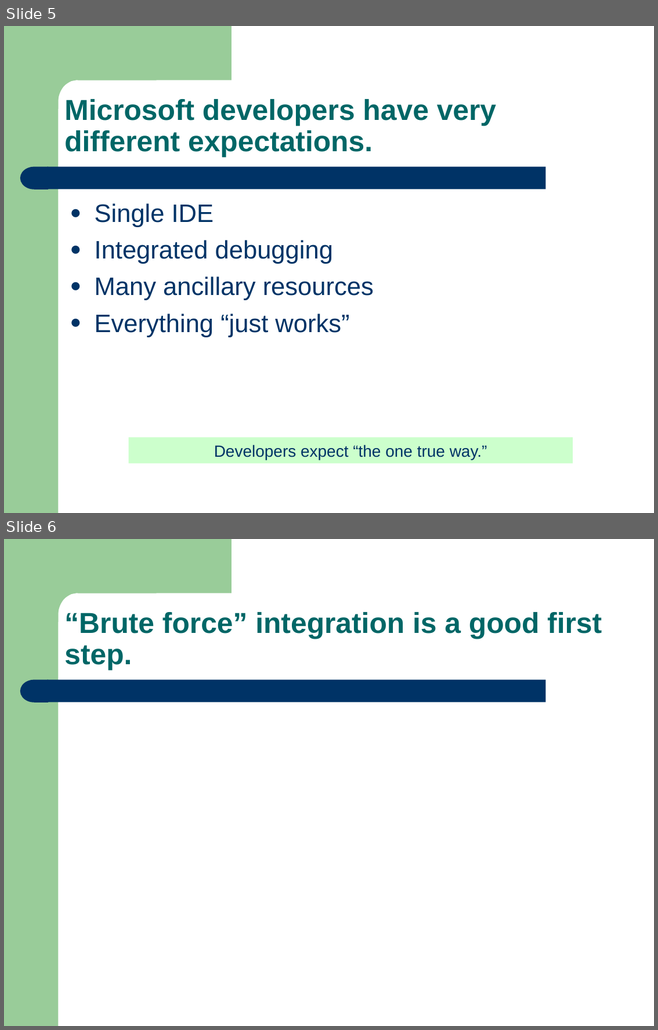
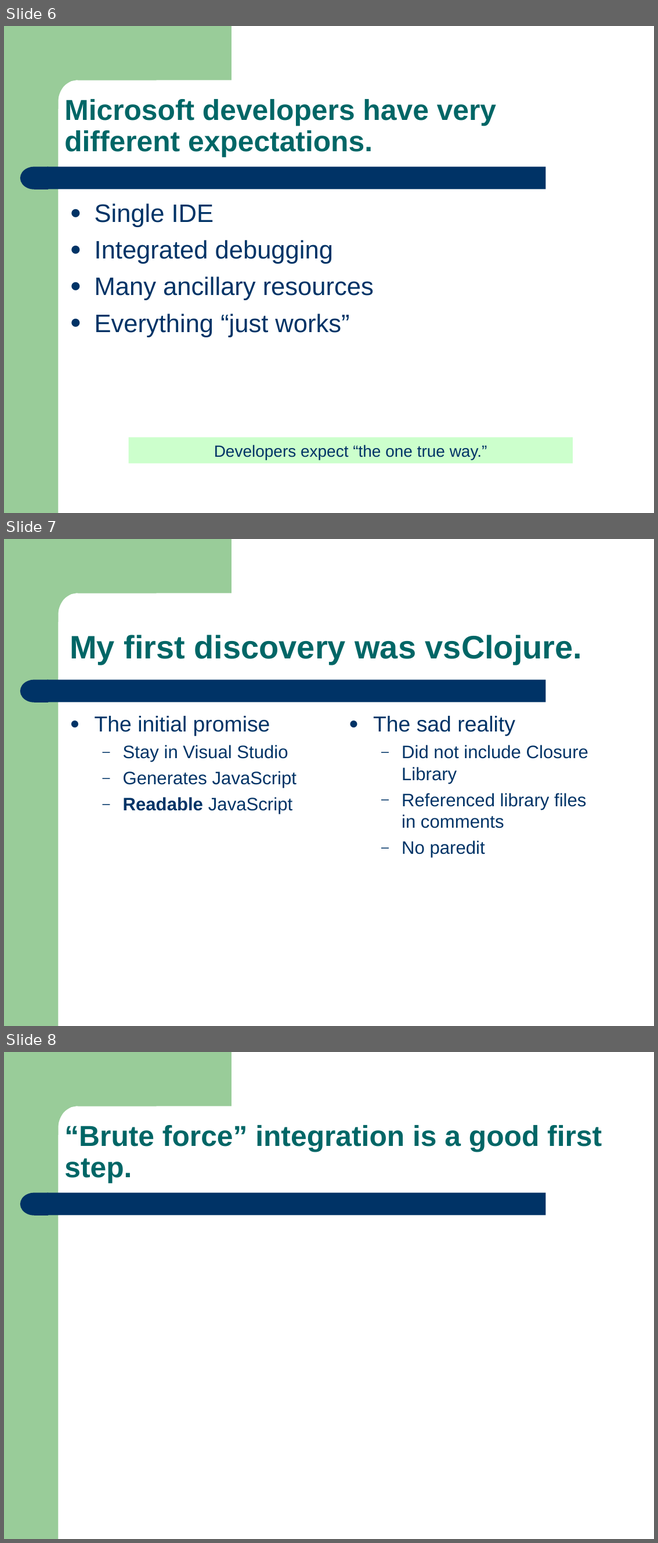
Before and after one commit to mrwizard82d1/yctiam, a slide deck: yctiam.ppt. Shown one above the other, each under a label of ours: slides 5 and 6 before the commit, slides 6, 7 and 8 after it. The pictures are 658x1030 and 658x1543 pixels, drawn with LibreOffice and Linux fonts; fonts in the diff are those of the drawing. Boxes give left, top, right and bottom in pixels: in the first picture for what was removed or moved away, otherwise in the second. Text is boxed around its words. In the diff, an @@ line names an element or a change of style, - is before the commit and + after.

```diff
--- a/yctiam.ppt
+++ b/yctiam.ppt
@@ slide 7 added at (x1=4, y1=539, x2=654, y2=1026), background #FFFFFF; not listed: 4 template elements that a slide beside it also shows @@
@@ text added at (x1=70, y1=635, x2=582, y2=664), 36 pt, text #006666, bold @@
+My first discovery was vsClojure.
@@ text added at (x1=94, y1=716, x2=296, y2=815), 20 pt, text #003366 @@
+● The initial promise
+  – Stay in Visual Studio
+  – Generates JavaScript
+  – Readable JavaScript
@@ text added at (x1=373, y1=716, x2=588, y2=857), 20 pt, text #003366 @@
+● The sad reality
+  – Did not include Closure Library
+  – Referenced library files in comments
+  – No paredit
@@ what was slide 5 is now slide 6 @@
@@ what was slide 6 is now slide 8 @@
```
Also in this commit, not shown: 2 slides changed, 2 other slides added.
